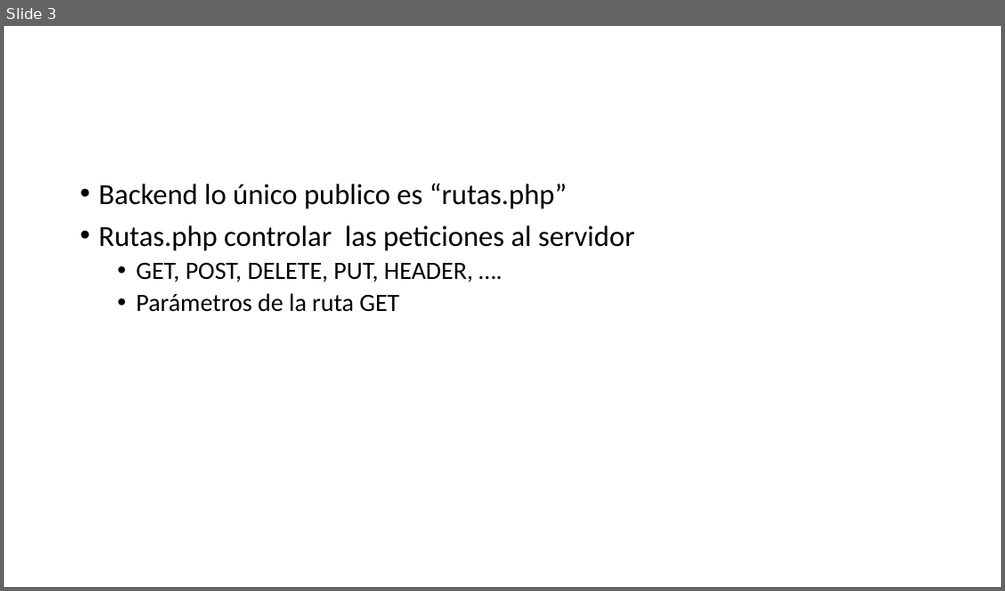
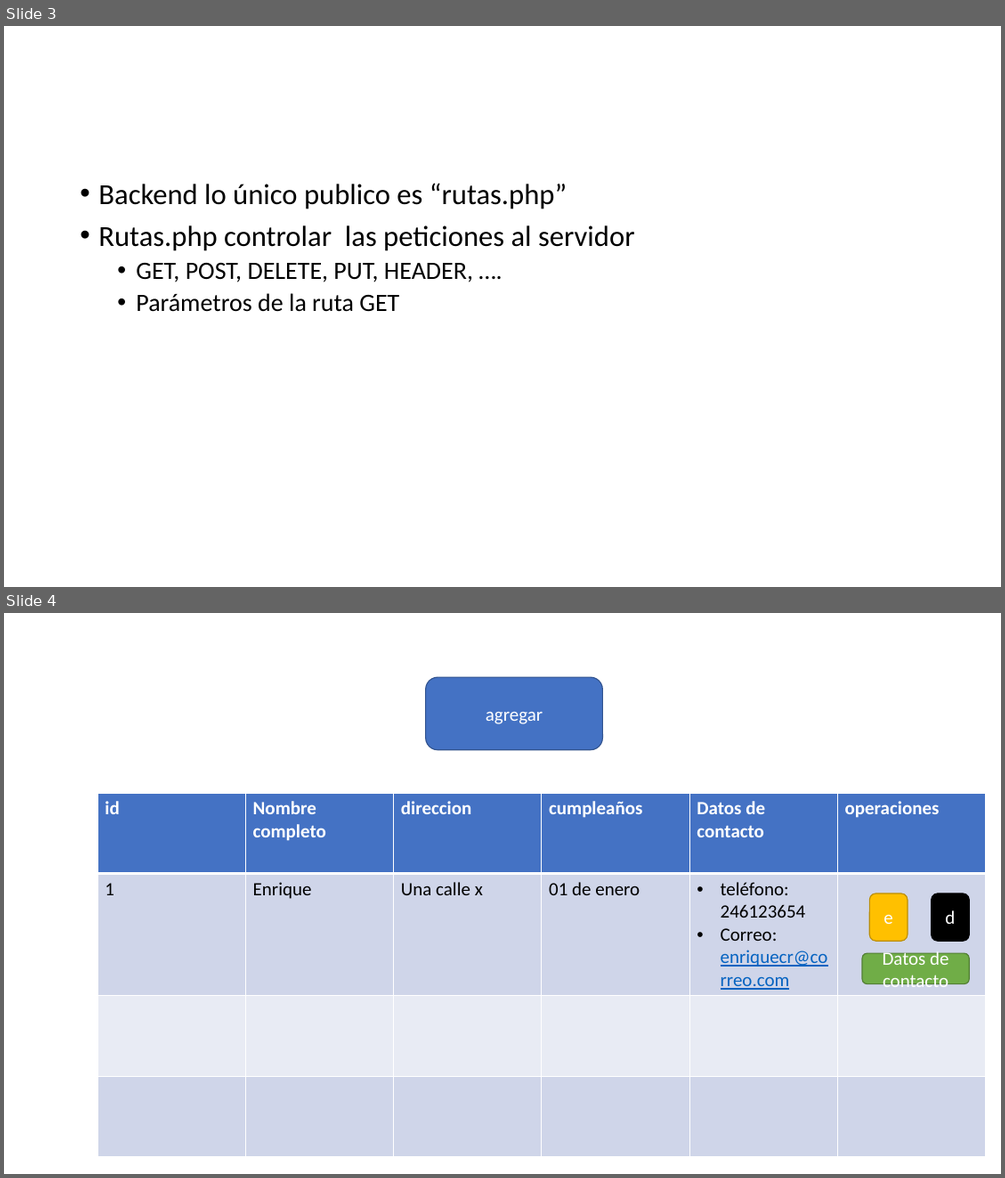
Before and after one commit to enriquecr1990/cap_php_feb22, a slide deck: documentacion/Presentación1.pptx. Shown one above the other, each under a label of ours: slide 3 before the commit, slides 3 and 4 after it. The pictures are 1005x591 and 1005x1178 pixels, drawn with LibreOffice and Linux fonts; fonts in the diff are those of the drawing. Boxes give left, top, right and bottom in pixels: in the first picture for what was removed or moved away, otherwise in the second. Text is boxed around its words. In the diff, an @@ line names an element or a change of style, - is before the commit and + after.

```diff
--- a/documentacion/Presentación1.pptx
+++ b/documentacion/Presentación1.pptx
@@ slide 4 added at bbox=[4, 613, 1001, 1174], background #FFFFFF @@
@@ rounded rectangle added at bbox=[426, 677, 603, 750], fill #4472C4, outline #325491 1 pt, 18 pt, text #FFFFFF @@
+agregar
@@ table added at bbox=[97, 793, 986, 1155], 4 rows, 6 columns @@
+id | Nombre completo | direccion | cumpleaños | Datos de contacto | operaciones
+1 | Enrique | Una calle x | 01 de enero | teléfono: 246123654 / Correo: enriquecr@correo.com | 
+ |  |  |  |  | 
+ |  |  |  |  | 
@@ rounded rectangle added at bbox=[870, 893, 908, 941], fill #FFC000, outline #BD8E00 1 pt, 18 pt, text #FFFFFF @@
+e
@@ rounded rectangle added at bbox=[931, 893, 970, 941], fill #000000, outline #000000 1 pt, 18 pt, text #FFFFFF @@
+d
@@ rounded rectangle added at bbox=[863, 953, 970, 984], fill #70AD47, outline #538035 1 pt, 18 pt, text #FFFFFF @@
+Datos de contacto
```
Also in this commit, not shown: 1 other slide added, 27 other files.
